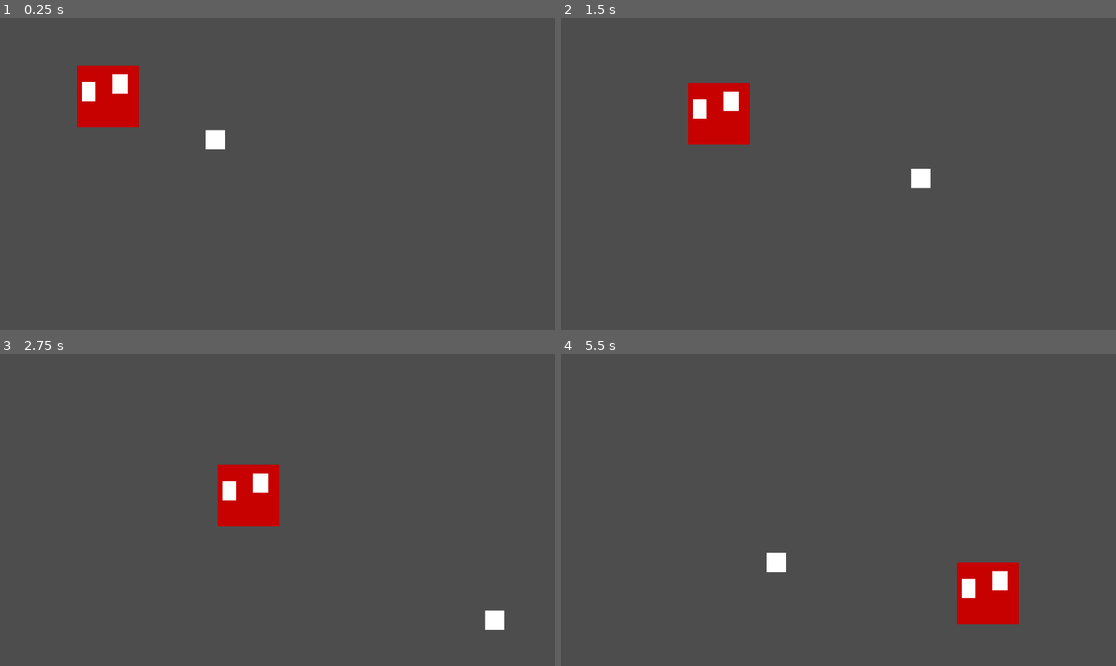
Above: before the commit, frames 1-4 (two rows, left to right).
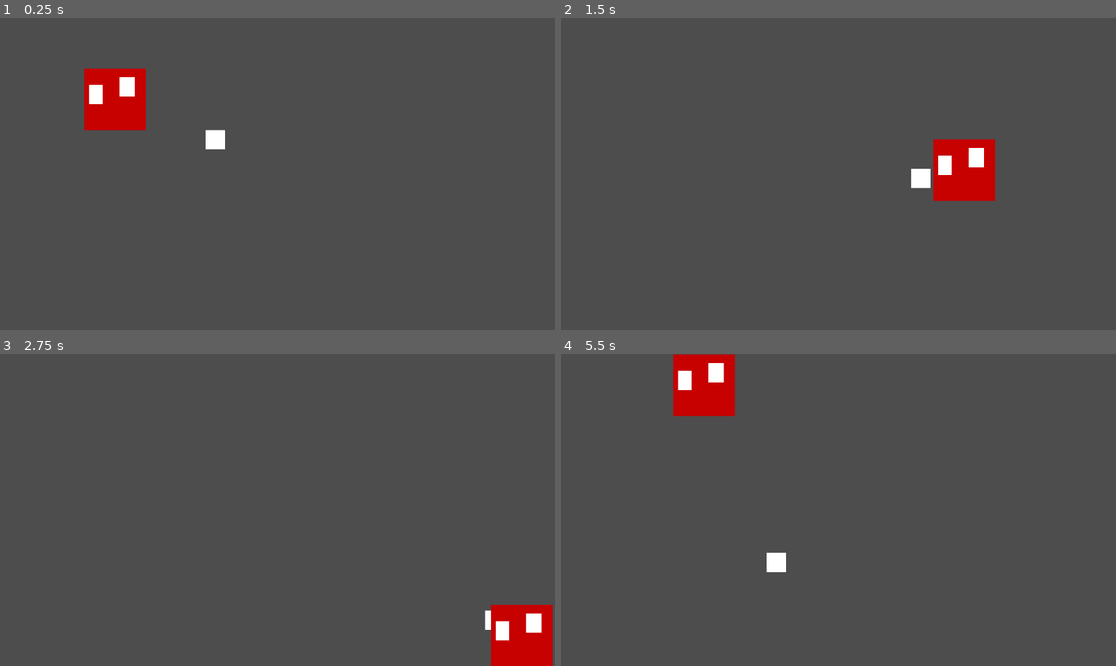
Above: after the commit, the same moments.

Repository: Garrett-Ravatt/DEEBSMoP
Game: Godot game, scene res://test-scenes/get_the_man.tscn
Same seed, same stepped clock (60 frames per second), same inputs: the game is played once before the commit and once after it. The project has no main scene, so this scene is started directly.
Inputs:
- Up to frame 1 (0.25 s): no input
- Up to frame 2 (1.5 s): hold D (move_right) 0.53-1.28 s; hold S (move_down) from 1.28 s (still down)
- Up to frame 3 (2.75 s): release S (move_down) at 2.03 s; hold D (move_right) from 2.03 s (still down)
- Up to frame 4 (5.5 s): release D (move_right) at 2.78 s; hold W (move_up) 2.78-3.53 s; hold A (move_left) 3.53-5.03 s; hold S (move_down) from 5.03 s (still down)

The runs differ from the first frame. In frame 1, 1.1% of the frame differs, in the area x 13-27%, y 15-37%; in frame 2, 4.4%; in frame 3, 4.4%; in frame 4, 4.5%, in the area x 20-83%, y 0-87%.

Commit message:
Emeny pursues better

Diff:
--- a/objects/enemies/emeny_2.gd
+++ b/objects/enemies/emeny_2.gd
@@ -7,8 +7,9 @@
 			death.emit()
 		health = value
 
-@export var speed := 150.0
-@export var accel := 100.0
+@export var speed := 500.0
+@export var accel := 600.0
+@export var linear_damping := 0.05
 
 enum EMENYSTATE {
 	PURSUIT,
@@ -48,12 +49,14 @@
 		EMENYSTATE.PATROL:
 			pass
 		EMENYSTATE.PURSUIT:
+			velocity /= (1.0 + linear_damping * delta)
+
 			var direction = (target.global_position - global_position).normalized()
 
 			if direction:
-				velocity.x = clamp(velocity.x + direction.x * accel * delta, -speed, speed)
-				velocity.y = clamp(velocity.y + direction.y * accel * delta, -speed, speed)
+				velocity += direction * accel * delta
+				velocity.limit_length(speed)
 			else:
-				velocity.x = move_toward(velocity.x, 0, speed * delta)
+				velocity.limit_length(velocity.length() - accel)
 
 	move_and_slide()
--- a/objects/enemies/emeny_2.tscn
+++ b/objects/enemies/emeny_2.tscn
@@ -25,8 +25,10 @@
 size_flags_horizontal = 4
 size_flags_vertical = 4
 color = Color(0.780392, 0, 0, 1)
+metadata/_edit_group_ = true
 
 [node name="ColorRect2" type="ColorRect" parent="ColorRect"]
+layout_mode = 0
 offset_left = 73.0
 offset_top = 18.0
 offset_right = 113.0
@@ -34,6 +36,7 @@
 scale = Vector2(0.8, 1)
 
 [node name="ColorRect3" type="ColorRect" parent="ColorRect"]
+layout_mode = 0
 offset_left = 10.0
 offset_top = 34.0
 offset_right = 50.0
--- a/test-scenes/get_the_man.tscn
+++ b/test-scenes/get_the_man.tscn
@@ -1,9 +1,31 @@
-[gd_scene load_steps=3 format=3 uid="uid://dd0s51ahsweea"]
+[gd_scene load_steps=4 format=3 uid="uid://dd0s51ahsweea"]
 
 [ext_resource type="PackedScene" uid="uid://ck2ec7r4qsdr4" path="res://objects/the_man.tscn" id="1_mu60b"]
 [ext_resource type="PackedScene" uid="uid://bqasjawoteqde" path="res://objects/enemies/emeny_2.tscn" id="2_mapl8"]
 
+[sub_resource type="WorldBoundaryShape2D" id="WorldBoundaryShape2D_meqdx"]
+
 [node name="GetTheMan" type="Node2D"]
+
+[node name="BoundingBox" type="StaticBody2D" parent="."]
+metadata/_edit_lock_ = true
+
+[node name="CollisionShape2D2" type="CollisionShape2D" parent="BoundingBox"]
+rotation = 1.5708
+shape = SubResource("WorldBoundaryShape2D_meqdx")
+
+[node name="CollisionShape2D3" type="CollisionShape2D" parent="BoundingBox"]
+position = Vector2(0, 650)
+shape = SubResource("WorldBoundaryShape2D_meqdx")
+
+[node name="CollisionShape2D4" type="CollisionShape2D" parent="BoundingBox"]
+position = Vector2(1150, 1)
+rotation = -1.5708
+shape = SubResource("WorldBoundaryShape2D_meqdx")
+
+[node name="CollisionShape2D" type="CollisionShape2D" parent="BoundingBox"]
+rotation = 3.14159
+shape = SubResource("WorldBoundaryShape2D_meqdx")
 
 [node name="TheMan" parent="." instance=ExtResource("1_mu60b")]
 position = Vector2(447, 253)
